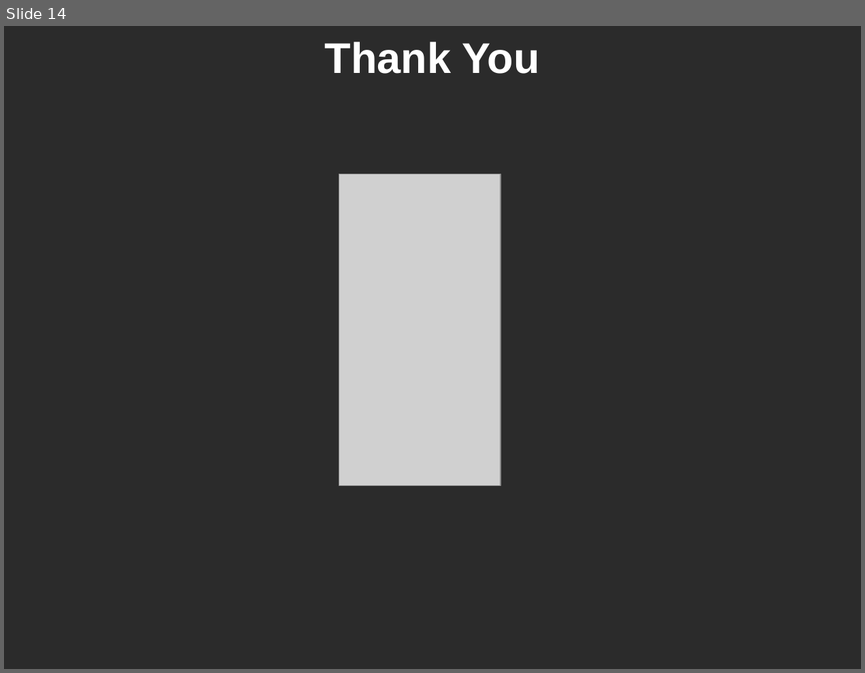
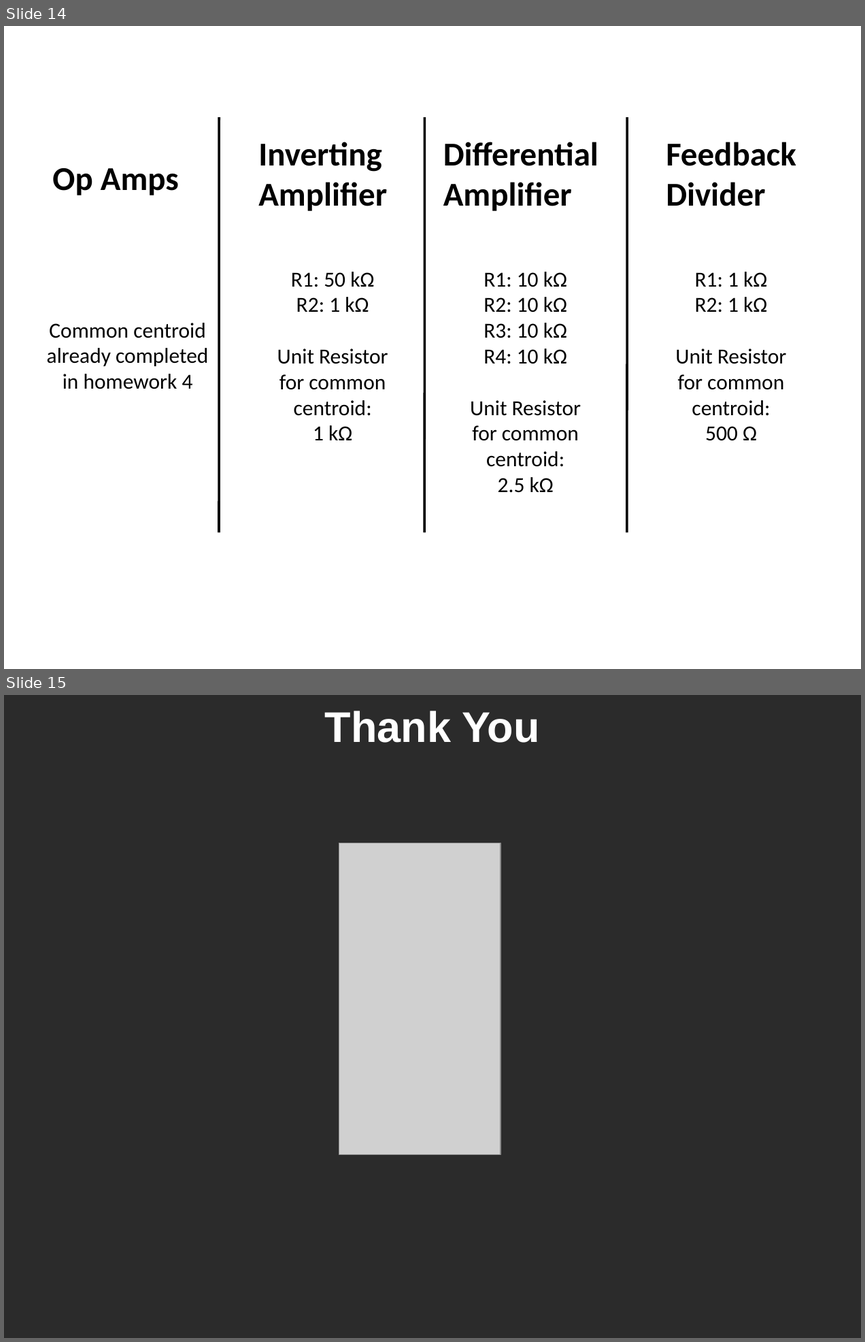
Before and after one commit to ominux/ece532, a slide deck: project/april_11/john.pptx. Shown one above the other, each under a label of ours: slide 14 before the commit, slides 14 and 15 after it. The pictures are 865x673 and 865x1342 pixels, drawn with LibreOffice and Linux fonts; fonts in the diff are those of the drawing; grey boxes stand for pictures; background and template pictures are left out; a plain dark background stands for a picture behind light text. Boxes give left, top, right and bottom in pixels: in the first picture for what was removed or moved away, otherwise in the second. Text is boxed around its words. In the diff, an @@ line names an element or a change of style, - is before the commit and + after.

```diff
--- a/project/april_11/john.pptx
+++ b/project/april_11/john.pptx
@@ slide 14 added at [4, 26, 861, 669], background picture (left out) @@
@@ text added at [4, 26, 861, 87], 36 pt, text #FFFFFF, bold @@
+Common Centroid Plan
@@ line added from (219, 118) to (219, 533), #000000 2 pt @@
@@ line added from (425, 118) to (425, 533), #000000 2 pt @@
@@ line added from (627, 118) to (627, 533), #000000 2 pt @@
@@ text added at [258, 142, 387, 211], 28 pt, text #000000, bold @@
+Inverting
+Amplifier
@@ text added at [443, 142, 598, 211], 28 pt, text #000000, bold @@
+Differential
+Amplifier
@@ text added at [666, 142, 796, 206], 28 pt, text #000000, bold @@
+Feedback
+Divider
@@ text added at [52, 168, 179, 195], 28 pt, text #000000, bold @@
+Op Amps
@@ text added at [277, 271, 388, 440], 18 pt, text #000000 @@
+R1: 50 kΩ
+R2: 1 kΩ
+Unit Resistor
+for common
+centroid:
+1 kΩ
@@ text added at [470, 271, 581, 492], 18 pt, text #000000 @@
+R1: 10 kΩ
+R2: 10 kΩ
+R3: 10 kΩ
+R4: 10 kΩ
+Unit Resistor
+for common
+centroid:
+2.5 kΩ
@@ text added at [675, 271, 786, 441], 18 pt, text #000000 @@
+R1: 1 kΩ
+R2: 1 kΩ
+Unit Resistor
+for common
+centroid:
+500 Ω
@@ text added at [47, 322, 208, 389], 18 pt, text #000000 @@
+Common centroid
+already completed
+in homework 4
@@ what was slide 14 is now slide 15 @@
```
Also in this commit, not shown: 5 slides changed, 1 other slide added, 1 slide removed.
